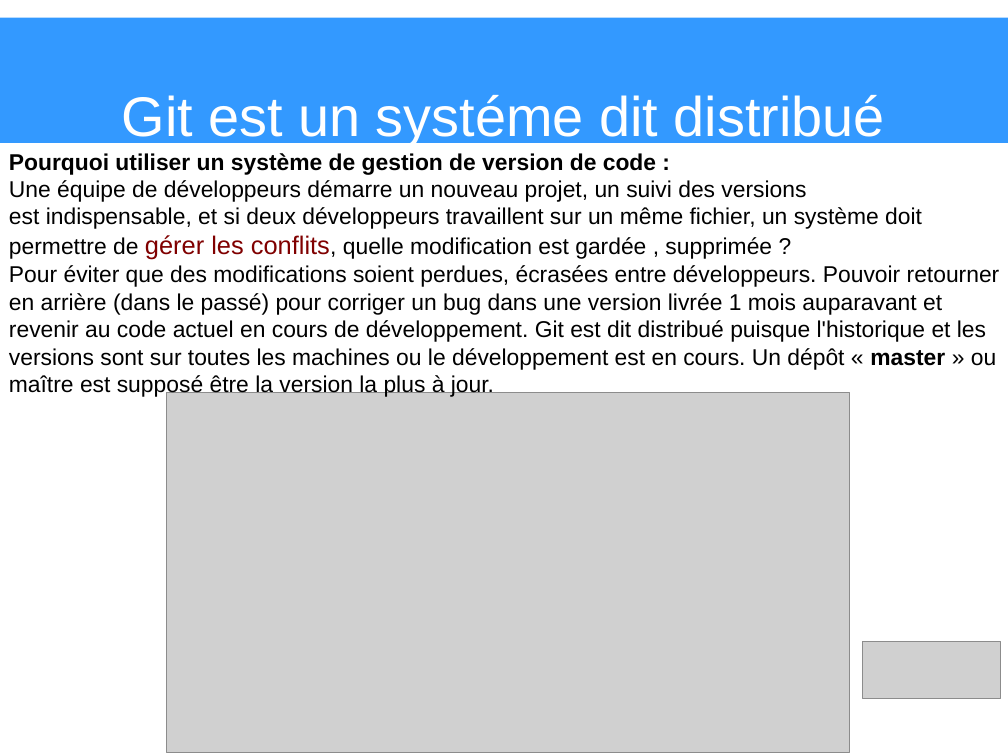
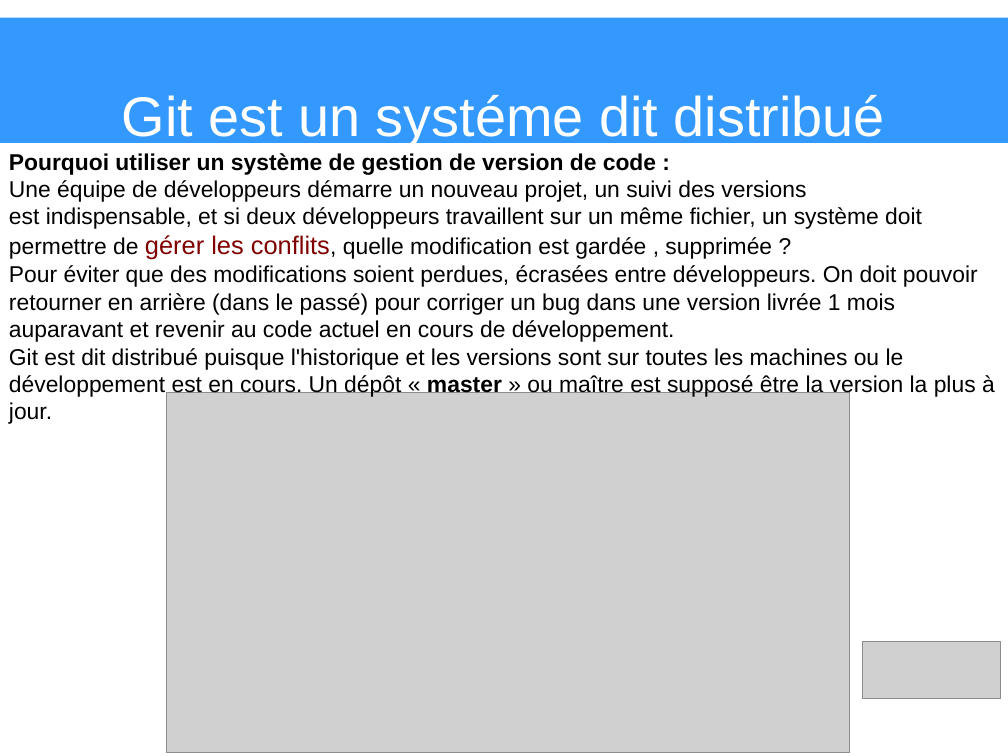
Before and after one commit to heylve/current, a slide deck: slide 3 of Presentations/git_explained.odp. Drawn at 1008x756 pixels with LibreOffice and Linux fonts; fonts in the diff are those of the drawing; grey boxes stand for pictures. Boxes give left, top, right and bottom in pixels: in the first picture for what was removed or moved away, otherwise in the second. Text is boxed around its words. In the diff, an @@ line names an element or a change of style, - is before the commit and + after.

```diff
--- a/Presentations/git_explained.odp
+++ b/Presentations/git_explained.odp
@@ text at bbox=[9, 235, 995, 424]: text changed @@
-permettre de gérer les conflits, quelle modification est gardée , supprimée ?
-Pour éviter que des modifications soient perdues, écrasées entre développeurs. Pouvoir retourner en arrière (dans le passé) pour corriger un bug dans une version livrée 1 mois auparavant et revenir au code actuel en cours de développement. Git est dit distribué puisque l'historique et les versions sont sur toutes les machines ou le développement est en cours. Un dépôt « master » ou maître est supposé être la version la plus à jour.
+permettre de gérer les conflits, quelle modification est gardée , supprimée ?
+Pour éviter que des modifications soient perdues, écrasées entre développeurs. On doit pouvoir retourner en arrière (dans le passé) pour corriger un bug dans une version livrée 1 mois auparavant et revenir au code actuel en cours de développement.
+Git est dit distribué puisque l'historique et les versions sont sur toutes les machines ou le développement est en cours. Un dépôt « master » ou maître est supposé être la version la plus à jour.
```
Also in this commit, not shown: 2 other slides changed.
